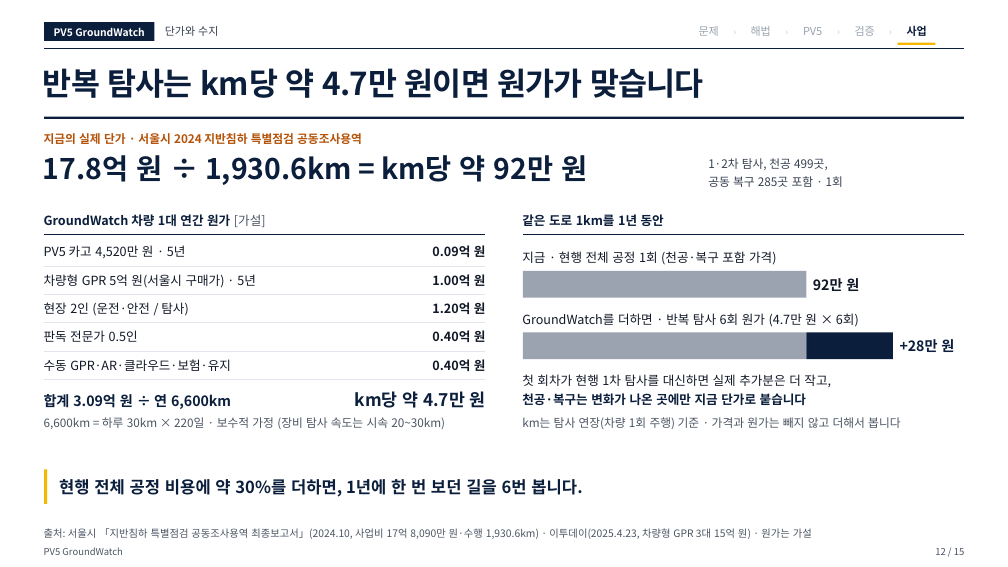
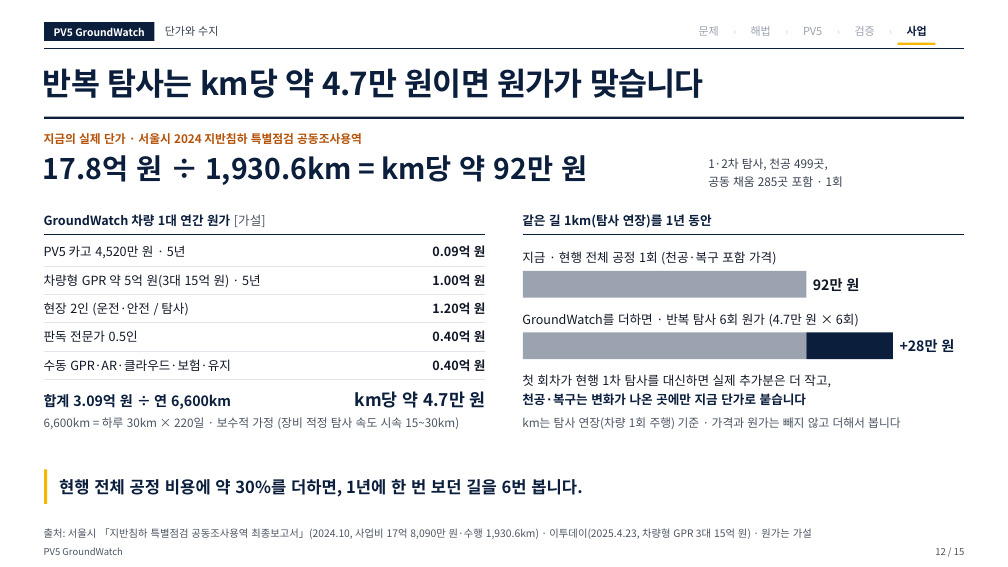
Before and after one commit to woojin-choe/pv5-hose-lab, a slide deck: slide 12 of ppt_all/PV5_GroundWatch_10_24.pptx. Drawn at 1008x567 pixels with LibreOffice and Linux fonts; fonts in the diff are those of the drawing. Boxes give left, top, right and bottom in pixels: in the first picture for what was removed or moved away, otherwise in the second. Text is boxed around its words. In the diff, an @@ line names an element or a change of style, - is before the commit and + after.

```diff
--- a/ppt_all/PV5_GroundWatch_10_24.pptx
+++ b/ppt_all/PV5_GroundWatch_10_24.pptx
@@ text at bbox=[708, 176, 843, 187]: text changed @@
-공동 복구 285곳 포함 · 1회
+공동 채움 285곳 포함 · 1회
@@ text at bbox=[522, 214, 711, 228]: text changed @@
-같은 도로 1km를 1년 동안
+같은 길 1km(탐사 연장)를 1년 동안
@@ text at bbox=[44, 274, 261, 288]: text changed @@
-차량형 GPR 5억 원(서울시 구매가) · 5년
+차량형 GPR 약 5억 원(3대 15억 원) · 5년
@@ text at bbox=[44, 417, 459, 429]: text changed @@
-6,600km = 하루 30km × 220일 · 보수적 가정 (장비 탐사 속도는 시속 20~30km)
+6,600km = 하루 30km × 220일 · 보수적 가정 (장비 적정 탐사 속도 시속 15~30km)
```
Also in this commit, not shown: 9 other slides changed, 14 other files.
